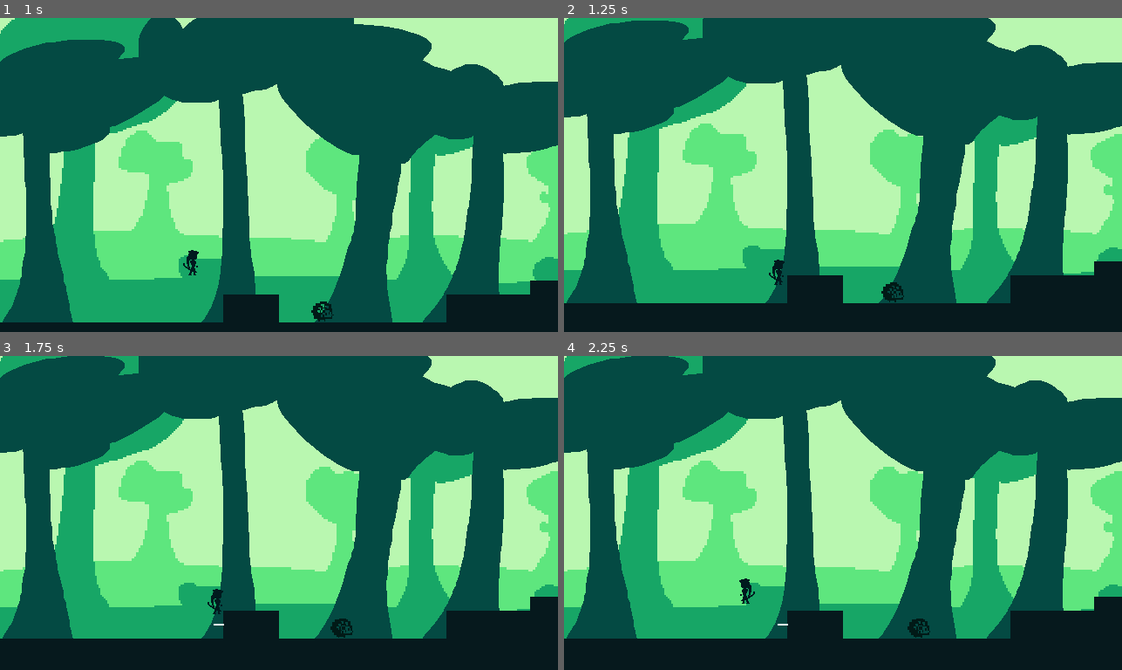
Above: before the commit, frames 1-4 (two rows, left to right).
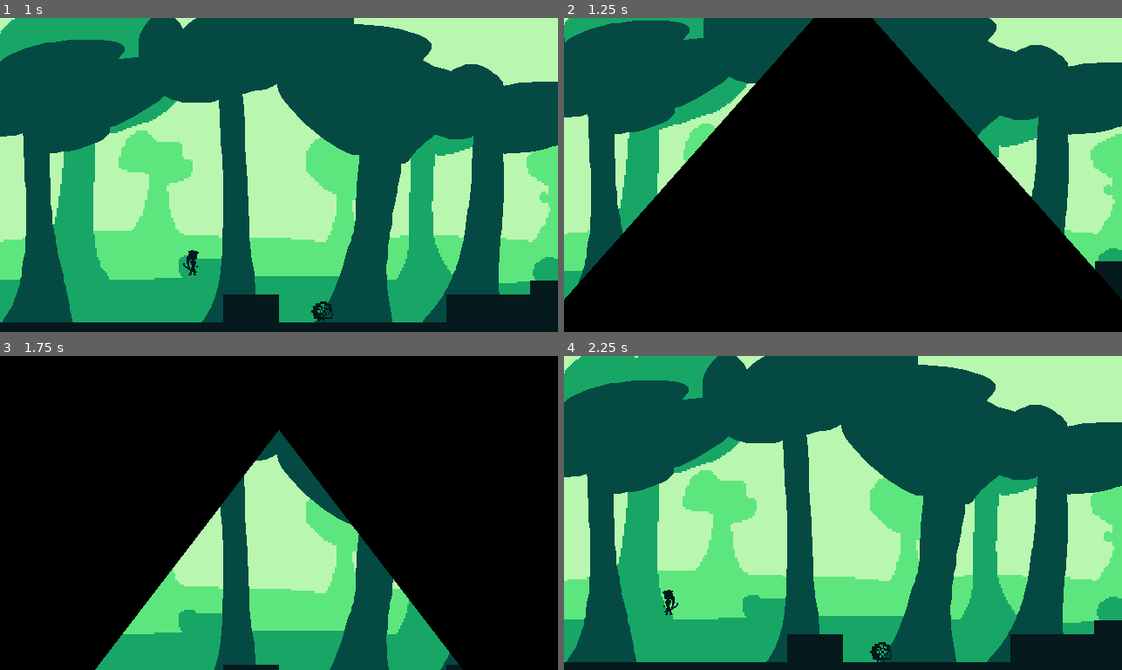
Above: after the commit, the same moments.

Repository: Borrow-Game/game-godot
Game: Godot game, scene res://Scenes/chapter_1_level.tscn
Same seed, same stepped clock (60 frames per second), same inputs: the game is played once before the commit and once after it.
Inputs:
- Up to frame 1 (1 s): tap Enter (ui_accept) at 0.5, 0.77 s; hold Right (right) from 0.53 s (still down); tap X (dash) at 0.6 s
- Up to frame 2 (1.25 s): keep holding Right (right)
- Up to frame 3 (1.75 s): keep holding Right (right); tap Shift (shoot bow) at 1.35 s; tap Enter (ui_accept) at 1.52 s
- Up to frame 4 (2.25 s): release Right (right) at 2.03 s; hold Left (left) from 2.03 s (still down); tap X (dash) at 2.1 s

Frame 1 is identical in both runs. In frame 2, 60% of the frame differs, in the area x 0-100%, y 0-100%; in frame 3, 89%; in frame 4, 26%.

Commit message:
added new backgrounds

Diff:
--- a/Scripts/spawn_confetti_end.gd
+++ b/Scripts/spawn_confetti_end.gd
@@ -5,6 +5,12 @@
 func _on_body_entered(body):
 	if body.is_in_group("player"):  # Check if the player entered
 		spawn_confetti()  # Set your confetti position
+	wait(1, body)
+
+func wait(seconds: float, body) -> void:
+	await get_tree().create_timer(seconds).timeout
+	RespawnHandler.respawn()
+	body.set_physics_process(false)
 
 func spawn_confetti():
 	var instance = confetti_scene.instantiate()
Binary file added: Assets/textures/backgrounds/test/Sprite-0001.ase
Binary file added: Assets/textures/backgrounds/test/autumn.ase
Binary file added: Assets/textures/backgrounds/test/desert.ase
Binary file added: Assets/textures/backgrounds/test/nadelwald.ase
Binary file added: Assets/textures/backgrounds/test/pineforest.ase
Binary file added: Assets/textures/backgrounds/test/snowyforest.ase
Binary file added: Assets/textures/backgrounds/test/tropicalforest.ase
Not shown, changed: .DS_Store
Not shown, added: Assets/.DS_Store
Not shown, added: Assets/textures/.DS_Store
Not shown, added: Assets/textures/backgrounds/.DS_Store
